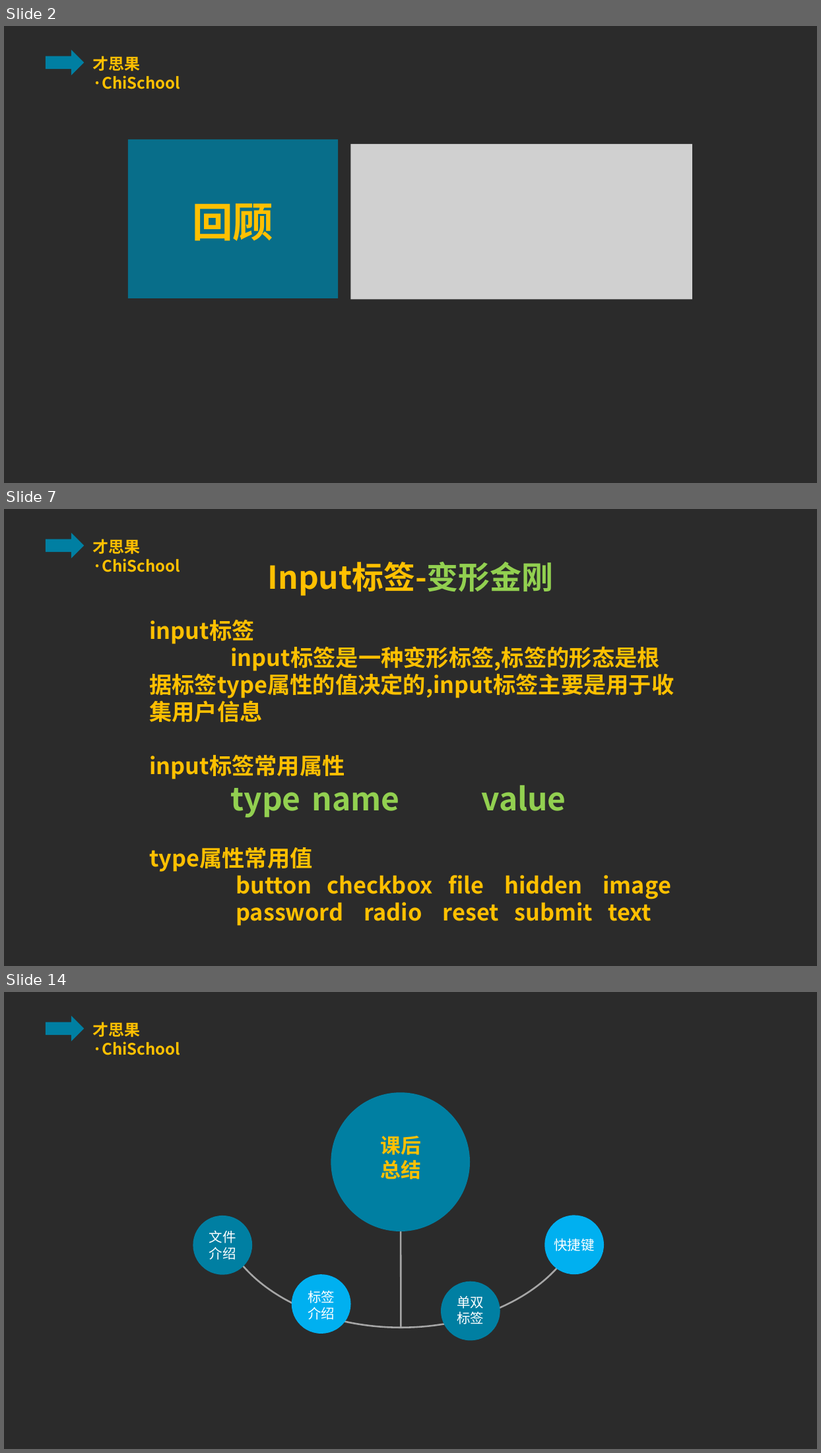
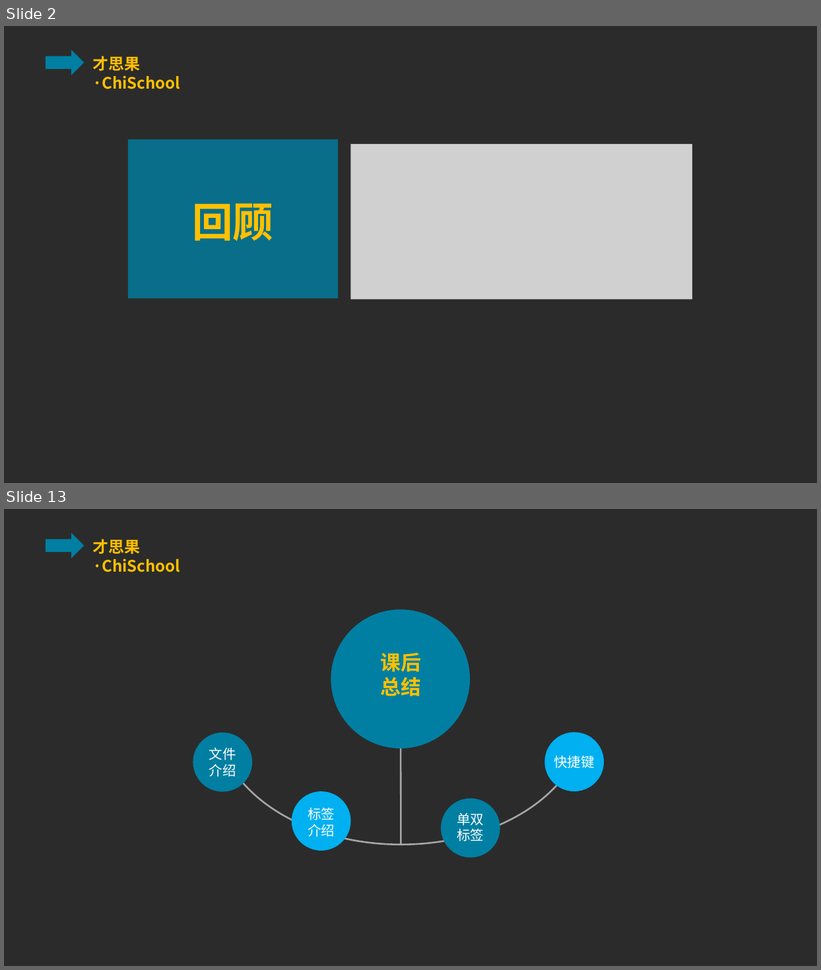
Before and after one commit to ppliu1987/chichool, a slide deck: html/class/lesson_five/lesson_five.pptx. Shown one above the other, each under a label of ours: slides 2, 7 and 14 before the commit, slides 2 and 13 after it; the slides between them are not shown. The pictures are 821x1453 and 821x970 pixels, drawn with LibreOffice and Linux fonts; fonts in the diff are those of the drawing; grey boxes stand for pictures; background and template pictures are left out; a plain dark background stands for a picture behind light text. Boxes give left, top, right and bottom in pixels: in the first picture for what was removed or moved away, otherwise in the second. Text is boxed around its words. In the diff, an @@ line names an element or a change of style, - is before the commit and + after.

```diff
--- a/html/class/lesson_five/lesson_five.pptx
+++ b/html/class/lesson_five/lesson_five.pptx
@@ slide 7 removed at [4,509,817,966], background picture (left out); not listed: 2 template elements that a slide beside it also shows @@
@@ text removed at [268,562,554,596] @@
-Input标签-变形金刚
@@ text removed at [149,619,674,926] @@
-input标签
-input标签是一种变形标签,标签的形态是根据标签type属性的值决定的,input标签主要是用于收集用户信息
-input标签常用属性
-type name value
-type属性常用值
-button checkbox file hidden image
-password radio reset submit text
@@ what was slide 14 is now slide 13 @@
```
Also in this commit, not shown: 2 slides changed, 9 slides added, 9 other slides removed, 3 other files.
